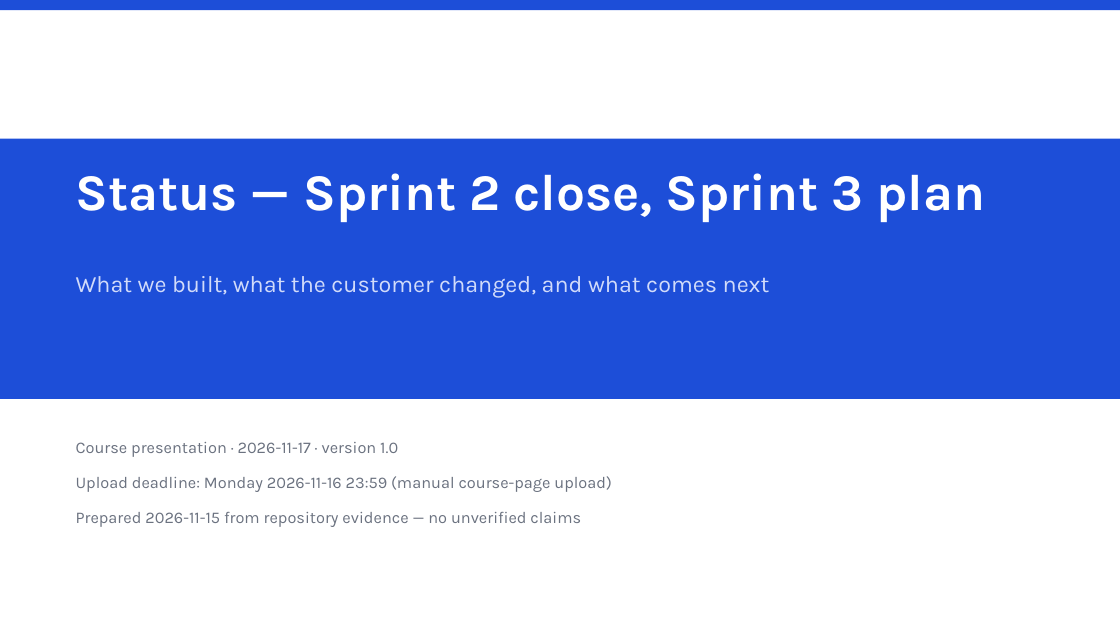
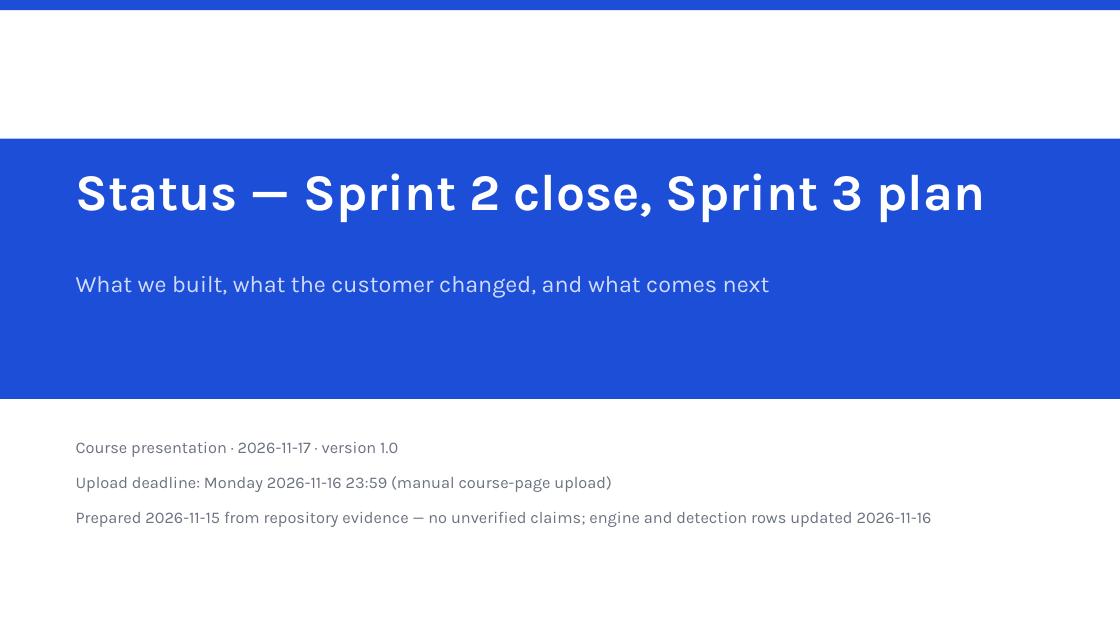
Before and after one commit to aslsumen/DSD---VLM-Annotate, a slide deck: slide 1 of presentations/03-status.pptx. Drawn at 1120x630 pixels with LibreOffice and Linux fonts; fonts in the diff are those of the drawing. Boxes give left, top, right and bottom in pixels: in the first picture for what was removed or moved away, otherwise in the second. Text is boxed around its words. In the diff, an @@ line names an element or a change of style, - is before the commit and + after.

```diff
--- a/presentations/03-status.pptx
+++ b/presentations/03-status.pptx
@@ text at [76, 512, 932, 527]: text changed @@
-Prepared 2026-11-15 from repository evidence — no unverified claims
+Prepared 2026-11-15 from repository evidence — no unverified claims; engine and detection rows updated 2026-11-16
```
Also in this commit, not shown: 7 other slides changed, 12 other files.
